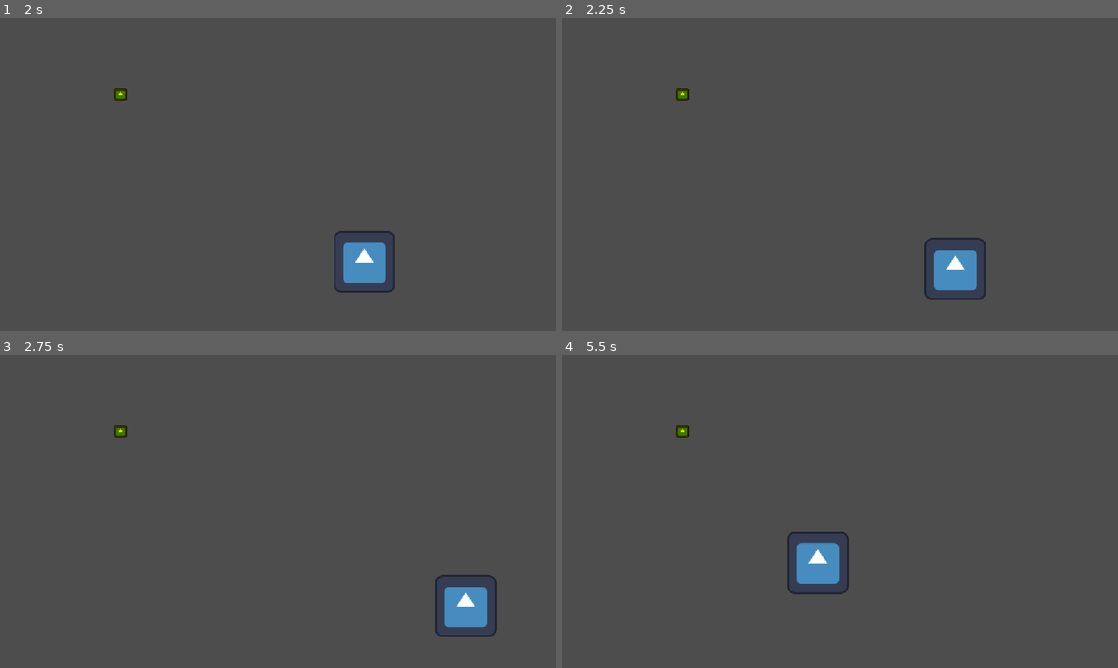
Above: before the commit, frames 1-4 (two rows, left to right).
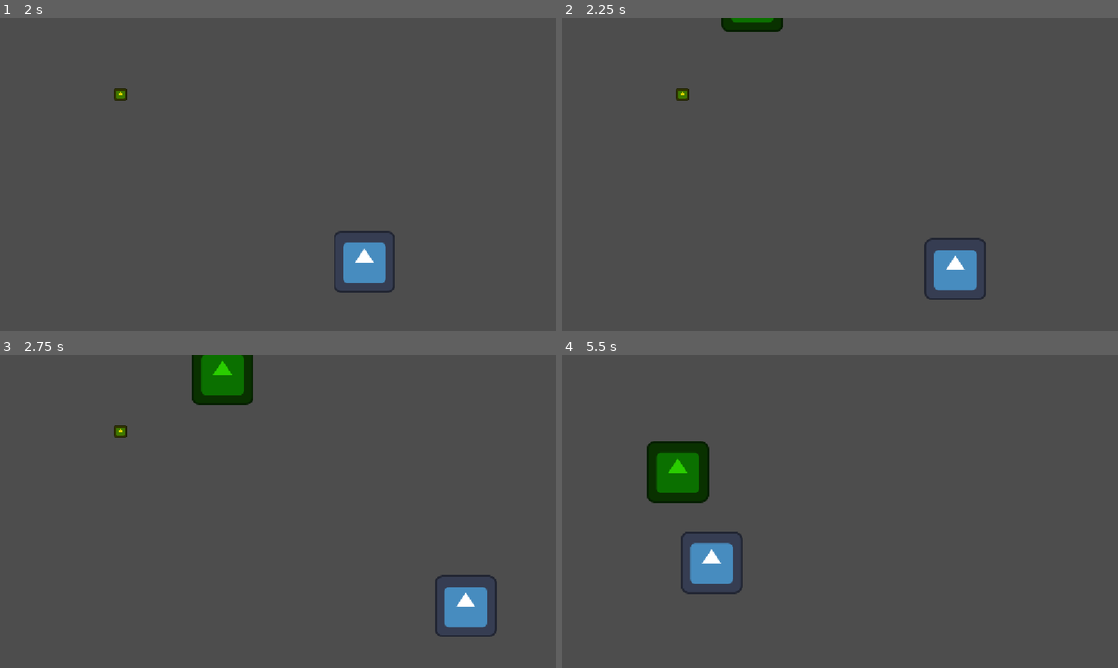
Above: after the commit, the same moments.

Repository: NxtCreator/little-archery
Game: Godot game, scene res://scenes/main.tscn
The game is run twice, just before and just after one commit, with the same random seed, the same clock (stepped at 60 frames per second) and the same inputs. The engine's default icon, where the game draws it, is replaced by a stand-in: a white triangle on a blue panel in a dark square.
Inputs (mouse positions are in pixels of both pictures, inside the frame that each line leads up to):
- Up to frame 1 (2 s): tap Enter at 0.5 s; move the mouse to (400, 158) at 0.52 s; hold D (move_right) 0.53-1.28 s; tap Alt at 0.6 s; click (400, 158) at 0.67 s; move the mouse to (166, 190) at 1.27 s; hold S (move_down) from 1.28 s (still down); tap Shift at 1.35 s
- Up to frame 2 (2.25 s): move the mouse to (895, 105) at 2.02 s; release S (move_down) at 2.03 s; hold D (move_right) from 2.03 s (still down); tap Alt at 2.1 s
- Up to frame 3 (2.75 s): keep holding D (move_right)
- Up to frame 4 (5.5 s): move the mouse to (812, 574) at 2.77 s; release D (move_right) at 2.78 s; hold W (move_up) 2.78-3.53 s; tap Shift at 2.85, 4.35 s; click (812, 574) at 2.92 s; move the mouse to (1006, 558) at 3.52 s; hold A (move_left) 3.53-5.03 s; tap Alt at 3.6, 5.1 s; move the mouse to (673, 464) at 4.27 s; move the mouse to (867, 511) at 5.02 s; hold S (move_down) from 5.03 s (still down); click (867, 511) at 5.17 s

Frame 1 is identical in both runs. In frame 2, 0.5% of the frame differs, in the area x 28-40%, y 0-5%; in frame 3, 1.7%; in frame 4, 4.9%, in the area x 15-52%, y 22-77%.

Commit message:
Pick a random enemy type from a preloaded scene list when spawning

Diff:
--- a/scenes/main.gd
+++ b/scenes/main.gd
@@ -1,12 +1,16 @@
 extends Node2D
 @export var spawn_distance = 700
-
+var enemy_scenes = [
+	preload("res://scenes/enemy.tscn"),
+	preload("res://scenes/fast_enemy.tscn")
+]
 
 func _on_timer_timeout() -> void:
-	var enemy = preload("res://scenes/enemy.tscn").instantiate()
 	var player = get_tree().get_first_node_in_group("player")
 	if player == null:
 		return
+	var random_enemy = enemy_scenes.pick_random()
+	var enemy = random_enemy.instantiate()
 	var angle = randf() * TAU
 	var direction = Vector2.from_angle(angle)
 	add_child(enemy)
